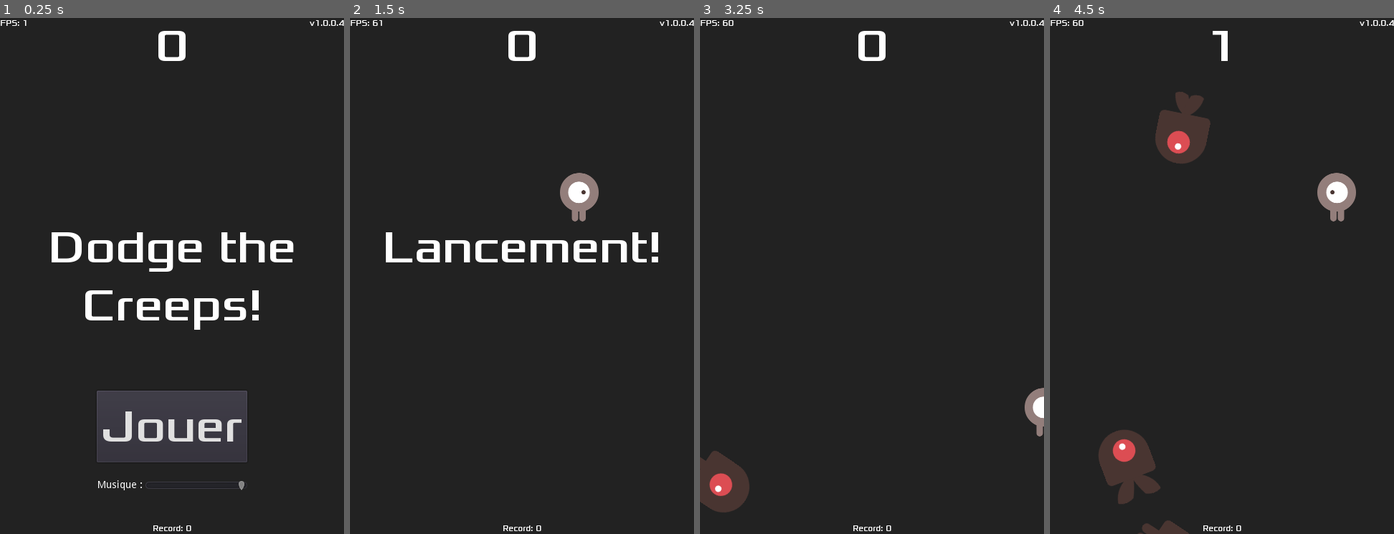
Above: before the commit, frames 1-4 (left to right).
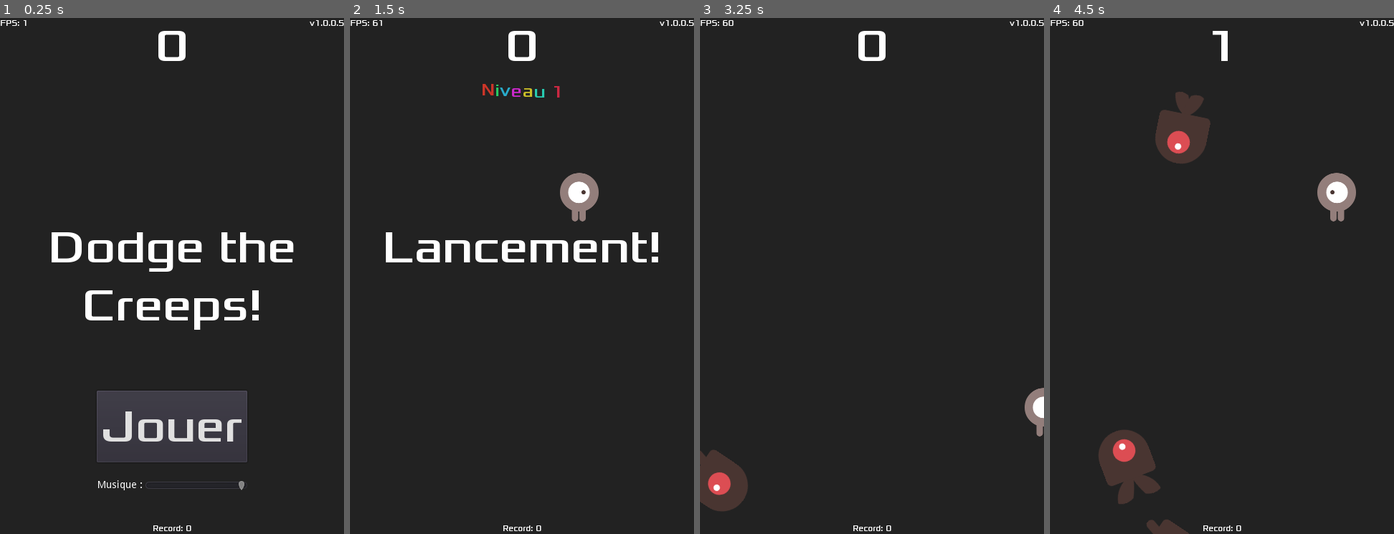
Above: after the commit, the same moments.

Repository: EvannG1/Godot-DodgeTheCreeps
Game: Godot game, scene res://Main.tscn
Same seed, same stepped clock (60 frames per second), same inputs: the game is played once before the commit and once after it.
Inputs:
- Up to frame 1 (0.25 s): no input
- Up to frame 2 (1.5 s): click "Jouer" at 0.5 s; hold Right (ui_right) from 1.28 s (still down)
- Up to frame 3 (3.25 s): release Right (ui_right) at 2.03 s; hold Down (ui_down) 2.03-2.78 s; hold Right (ui_right) from 2.78 s (still down)
- Up to frame 4 (4.5 s): release Right (ui_right) at 3.53 s; hold Up (ui_up) 3.53-4.28 s; hold Left (ui_left) from 4.28 s (still down)

The runs differ from the first frame. In frame 1, less than 0.1% of the frame differs, in the area x 98-100%, y 0-2%; in frame 2, 0.2%, in the area x 38-100%, y 0-16%; in frame 3, 0.2%; in frame 4, less than 0.1%.

Commit message:
Ajout label niveau courant

Diff:
--- a/HUD.gd
+++ b/HUD.gd
@@ -8,6 +8,9 @@
 	$MessageLabel.text = text
 	$MessageLabel.show()
 	$MessageTimer.start()
+
+func _on_MessageTimer_timeout():
+	$MessageLabel.hide()
 
 func show_game_over():
 	show_message("Perdu!")
@@ -25,15 +28,18 @@
 func update_score_max(scoreMax):
 	$ScoreMaxLabel.text = str(scoreMax)
 
-func _on_MessageTimer_timeout():
-	$MessageLabel.hide()
-
-
 func _on_StartButton_pressed():
 	$StartButton.hide()
 	$HBoxContainer.hide()
 	emit_signal("start_game")
 
-
 func _on_MusicSlider_value_changed(value):
 	volume = value
+
+func show_level(text):
+	$LevelLabel.bbcode_text = text
+	$LevelLabel.show()
+	$LevelTimer.start()
+
+func _on_LevelTimer_timeout():
+	$LevelLabel.hide()
--- a/HUD.tscn
+++ b/HUD.tscn
@@ -15,11 +15,15 @@
 size = 11
 font_data = ExtResource( 1 )
 
-[sub_resource type="InputEventAction" id=4]
+[sub_resource type="DynamicFont" id=7]
+size = 24
+font_data = ExtResource( 1 )
+
+[sub_resource type="InputEventAction" id=5]
 action = "ui_select"
 
-[sub_resource type="ShortCut" id=5]
-shortcut = SubResource( 4 )
+[sub_resource type="ShortCut" id=6]
+shortcut = SubResource( 5 )
 
 [node name="HUD" type="CanvasLayer"]
 script = ExtResource( 2 )
@@ -89,6 +93,21 @@
 "_edit_use_anchors_": false
 }
 
+[node name="LevelLabel" type="RichTextLabel" parent="."]
+anchor_left = 0.5
+anchor_right = 0.5
+margin_left = -111.5
+margin_top = 86.0
+margin_right = 111.5
+margin_bottom = 122.0
+custom_fonts/normal_font = SubResource( 7 )
+bbcode_enabled = true
+bbcode_text = "[center][wave][rainbow]Niveau 1[/rainbow][/wave][/center]"
+text = "Niveau 1"
+__meta__ = {
+"_edit_use_anchors_": false
+}
+
 [node name="StartButton" type="Button" parent="."]
 anchor_left = 0.5
 anchor_top = 1.0
@@ -138,6 +157,11 @@
 [node name="MessageTimer" type="Timer" parent="."]
 wait_time = 2.0
 one_shot = true
+
+[node name="LevelTimer" type="Timer" parent="."]
+wait_time = 2.0
+one_shot = true
 [connection signal="pressed" from="StartButton" to="." method="_on_StartButton_pressed"]
 [connection signal="value_changed" from="HBoxContainer/MusicSlider" to="." method="_on_MusicSlider_value_changed"]
 [connection signal="timeout" from="MessageTimer" to="." method="_on_MessageTimer_timeout"]
+[connection signal="timeout" from="LevelTimer" to="." method="_on_LevelTimer_timeout"]
--- a/Main.gd
+++ b/Main.gd
@@ -1,10 +1,14 @@
 extends Node
 
 export var title = "Dodge the Creeps!"
-export var version = "v1.0.0.4"
+export var version = "v1.0.0.5"
 export (PackedScene) var Mob
 var score
 var scoreMax = 0
+var level = 1
+var palier = 50
+var min_speed = null
+var max_speed = null
 
 func _process(delta):
 	# Ajout du compteur de FPS
@@ -14,6 +18,7 @@
 func _ready():
 	randomize()
 	$HUD/VersionLabel.text = version
+	$HUD/LevelLabel.hide()
 
 func new_game():
 	score = 0
@@ -29,6 +34,7 @@
 	$Player/StartTimer.start()
 	$HUD.update_score(score)
 	$HUD.show_message("Lancement!")
+	$HUD.show_level('[center][wave][rainbow]Niveau ' + str(level) + '[/rainbow][/wave][/center]')
 
 func game_over():
 	if(scoreMax < score):
@@ -47,11 +53,28 @@
 	# Création d'une instance "Mob" et l'ajoute à la scène
 	var mob = Mob.instance()
 	add_child(mob)
+
+	# Set du speed
+	if(min_speed != null && max_speed != null):
+		mob.set_min_speed(min_speed)
+		mob.set_max_speed(max_speed)
+
 	var direction = $MobPath/MobSpawnLocation.rotation + PI / 2
 	mob.position = $MobPath/MobSpawnLocation.position
 	direction += rand_range(-PI / 4, PI / 4)
 	mob.rotation = direction
+
 	# Définition de la vélocité du mob (vitesse et direction)
+	if(score >= palier):
+		level += 1
+		$HUD.show_level('[center][wave][rainbow]Niveau ' + str(level) + '[/rainbow][/wave][/center]')
+		min_speed = mob.get_min_speed() + 100
+		max_speed = mob.get_max_speed() + 100
+		mob.set_min_speed(mob.get_min_speed() + 100)
+		mob.set_max_speed(mob.get_max_speed() + 100)
+		$Player/MobTimer.wait_time -= 0.05
+		palier += 50
+
 	mob.linear_velocity = Vector2(rand_range(mob.min_speed, mob.max_speed), 0)
 	mob.linear_velocity = mob.linear_velocity.rotated(direction)
 
--- a/Mob.gd
+++ b/Mob.gd
@@ -10,3 +10,15 @@
 
 func _on_VisibilityNotifier2D_screen_exited():
 	queue_free()
+
+func get_min_speed():
+	return min_speed
+
+func get_max_speed():
+	return max_speed
+
+func set_min_speed(value):
+	min_speed = value
+
+func set_max_speed(value):
+	max_speed = value
--- a/Mob.tscn
+++ b/Mob.tscn
@@ -10,14 +10,14 @@
 
 [sub_resource type="SpriteFrames" id=1]
 animations = [ {
+"frames": [ ExtResource( 4 ), ExtResource( 6 ) ],
+"loop": true,
+"name": "swim",
+"speed": 3.0
+}, {
 "frames": [ ExtResource( 1 ), ExtResource( 5 ) ],
 "loop": true,
 "name": "walk",
-"speed": 3.0
-}, {
-"frames": [ ExtResource( 4 ), ExtResource( 6 ) ],
-"loop": true,
-"name": "swim",
 "speed": 3.0
 }, {
 "frames": [ ExtResource( 3 ), ExtResource( 2 ) ],
@@ -44,6 +44,7 @@
 scale = Vector2( 0.75, 0.75 )
 frames = SubResource( 1 )
 animation = "walk"
+frame = 1
 playing = true
 
 [node name="CollisionShape2D" type="CollisionShape2D" parent="."]
Not shown: 2 places in HUD.tscn that only renumber resources
Not shown, changed: docs/game.pck
